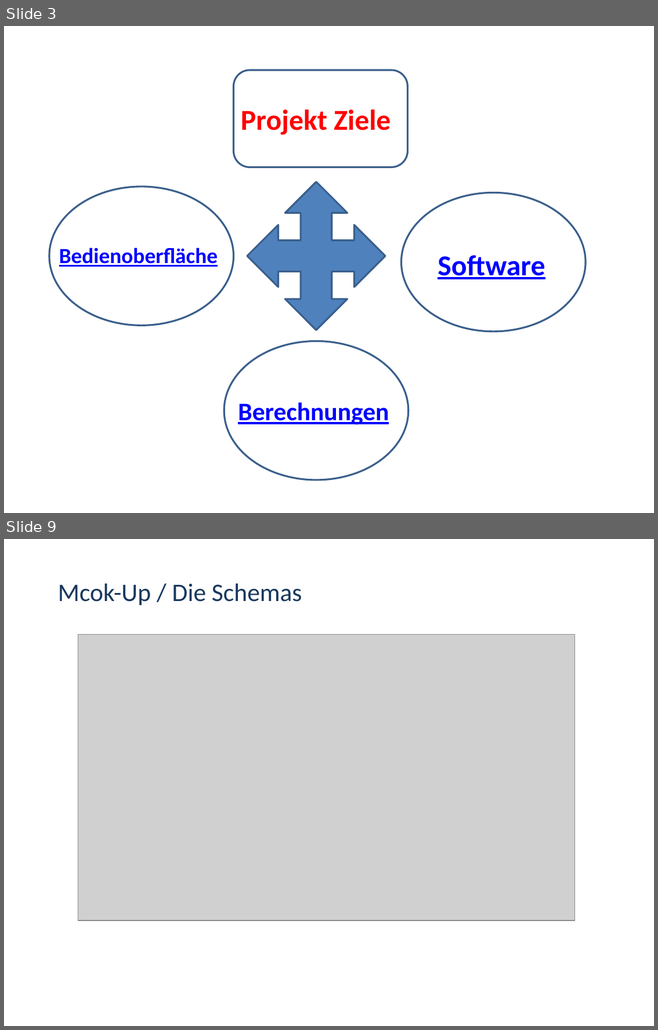
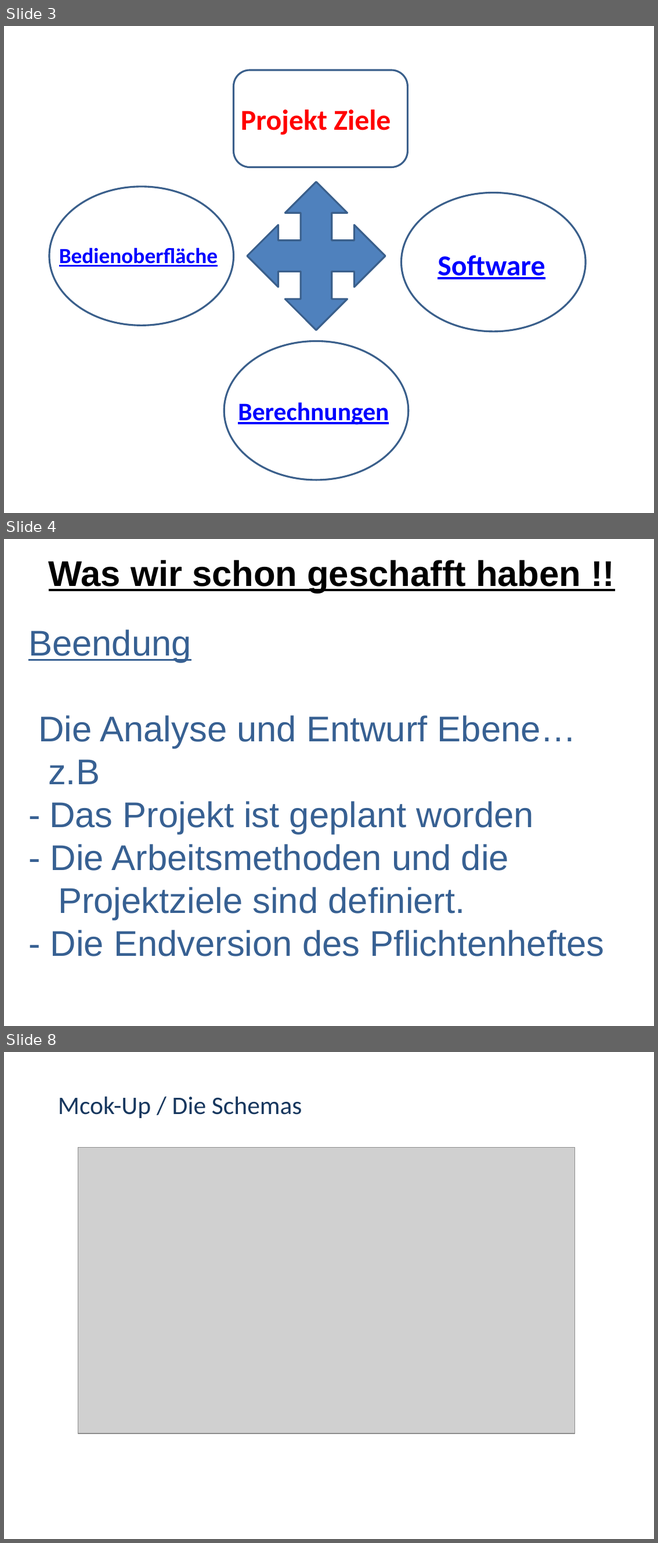
Before and after one commit to marinataborda/P2Organisation, a slide deck: ZwischenPresäntation.pptx. Shown one above the other, each under a label of ours: slides 3 and 9 before the commit, slides 3, 4 and 8 after it; the slides between them are not shown. The pictures are 658x1030 and 658x1543 pixels, drawn with LibreOffice and Linux fonts; fonts in the diff are those of the drawing; grey boxes stand for pictures. Boxes give left, top, right and bottom in pixels: in the first picture for what was removed or moved away, otherwise in the second. Text is boxed around its words. In the diff, an @@ line names an element or a change of style, - is before the commit and + after.

```diff
--- a/ZwischenPresäntation.pptx
+++ b/ZwischenPresäntation.pptx
@@ slide 4 added at (x1=4, y1=539, x2=654, y2=1026), background #FFFFFF @@
@@ text added at (x1=49, y1=560, x2=581, y2=593), 39.6 pt, text #000000, bold, underline @@
+Was wir schon geschafft haben !!
@@ title added at (x1=28, y1=629, x2=604, y2=957), 39.6 pt, text #376092 @@
+Beendung
+Die Analyse und Entwurf Ebene…
+z.B
+- Das Projekt ist geplant worden
+- Die Arbeitsmethoden und die
+Projektziele sind definiert.
+- Die Endversion des Pflichtenheftes
@@ what was slide 9 is now slide 8 @@
```
Also in this commit, not shown: 5 slides changed, 1 other slide added, 3 slides removed.
